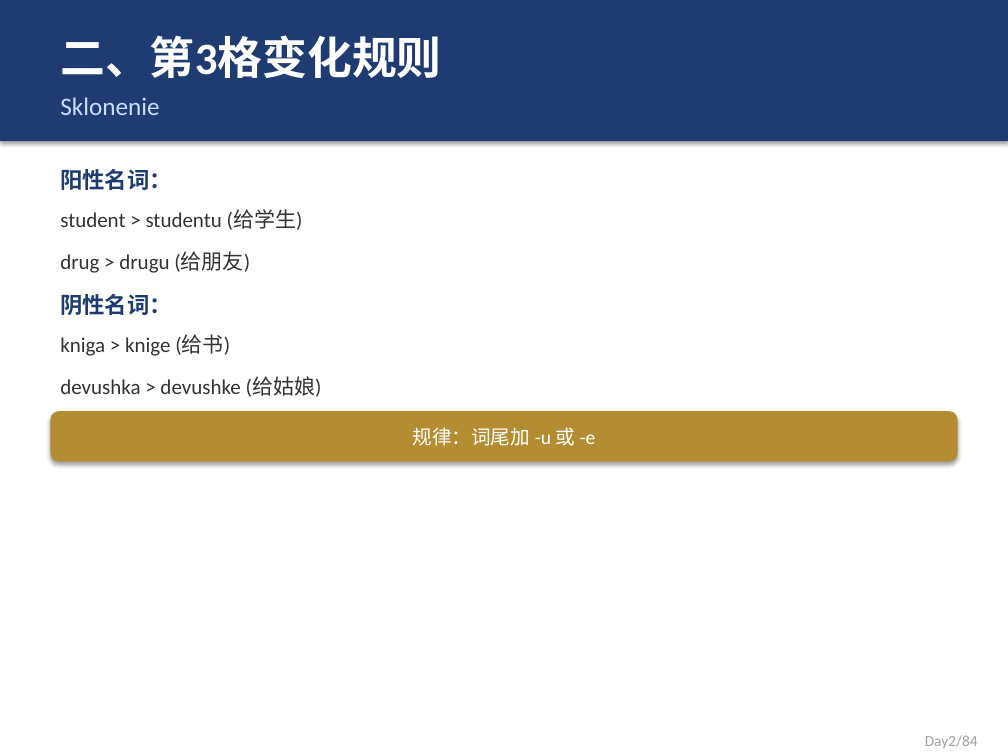
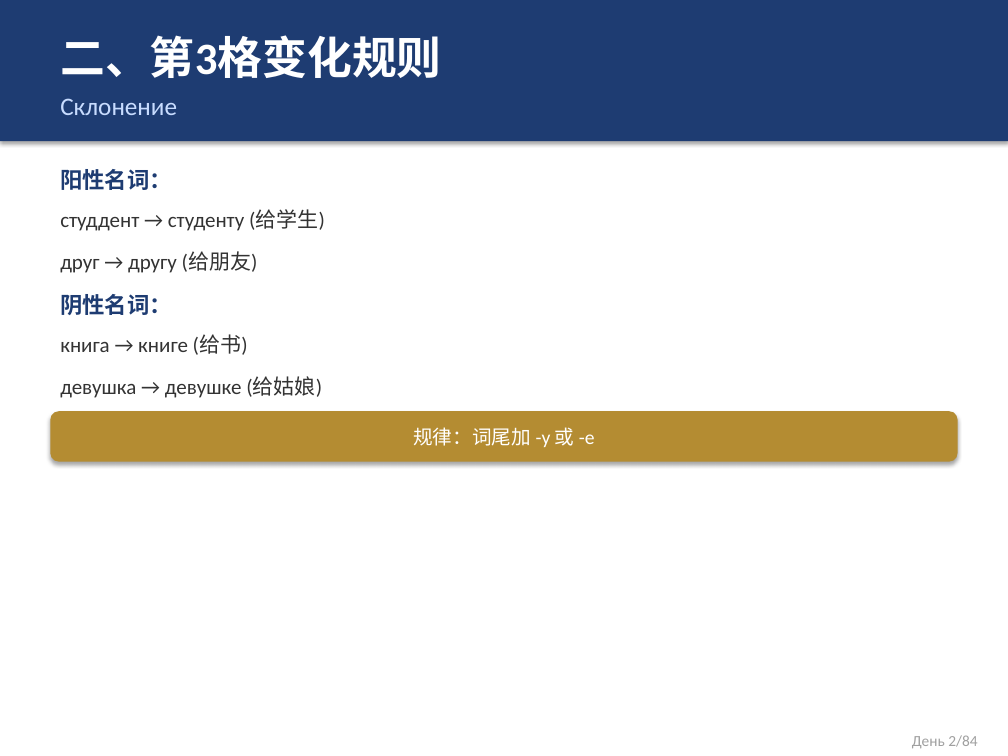
Before and after one commit to leon-lee-sys/openclaw-backup, a slide deck: slide 3 of courses/俄语课件/俄语_Day2_L1.pptx. Drawn at 1008x756 pixels with LibreOffice and Linux fonts; fonts in the diff are those of the drawing. Boxes give left, top, right and bottom in pixels: in the first picture for what was removed or moved away, otherwise in the second. Text is boxed around its words. In the diff, an @@ line names an element or a change of style, - is before the commit and + after.

```diff
--- a/courses/俄语课件/俄语_Day2_L1.pptx
+++ b/courses/俄语课件/俄语_Day2_L1.pptx
@@ text at <box>60,98,177,115</box>: text changed @@
-Sklonenie
+Склонение
@@ text at <box>60,210,325,231</box>: text changed @@
-student > studentu (给学生)
+студдент → студенту (给学生)
@@ text at <box>60,252,258,273</box>: text changed @@
-drug > drugu (给朋友)
+друг → другу (给朋友)
@@ text at <box>60,335,248,355</box>: text changed @@
-kniga > knige (给书)
+книга → книге (给书)
@@ text at <box>60,377,322,398</box>: text changed @@
-devushka > devushke (给姑娘)
+девушка → девушке (给姑娘)
@@ text in rounded rectangle at <box>413,427,595,447</box>: text changed @@
-规律：词尾加 -u 或 -e
+规律：词尾加 -у 或 -е
@@ text at <box>912,735,977,748</box>: text changed @@
-Day2/84
+День 2/84
```
Also in this commit, not shown: 4 other slides changed, 1 slide removed, 10 other files.
